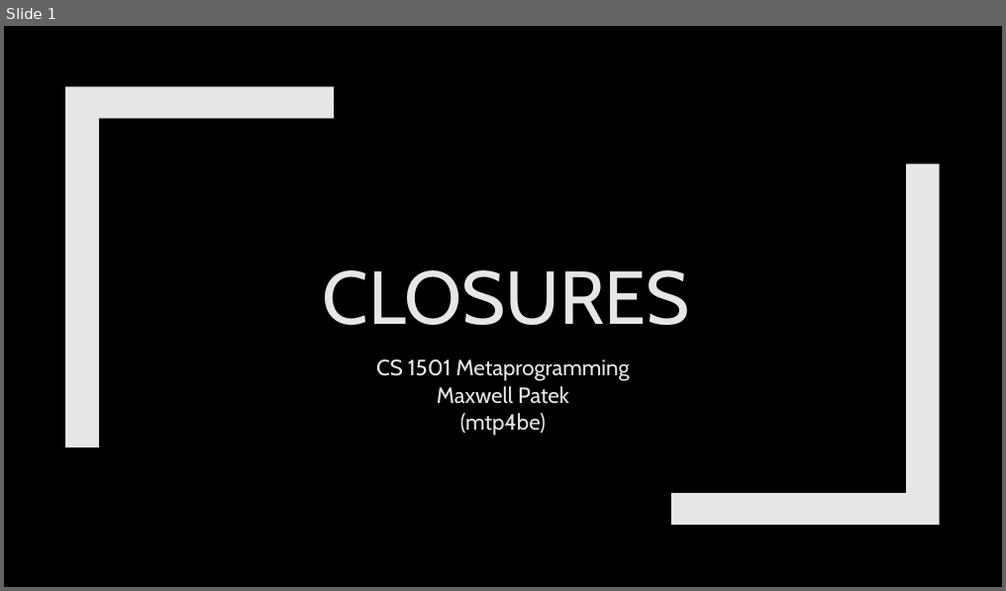
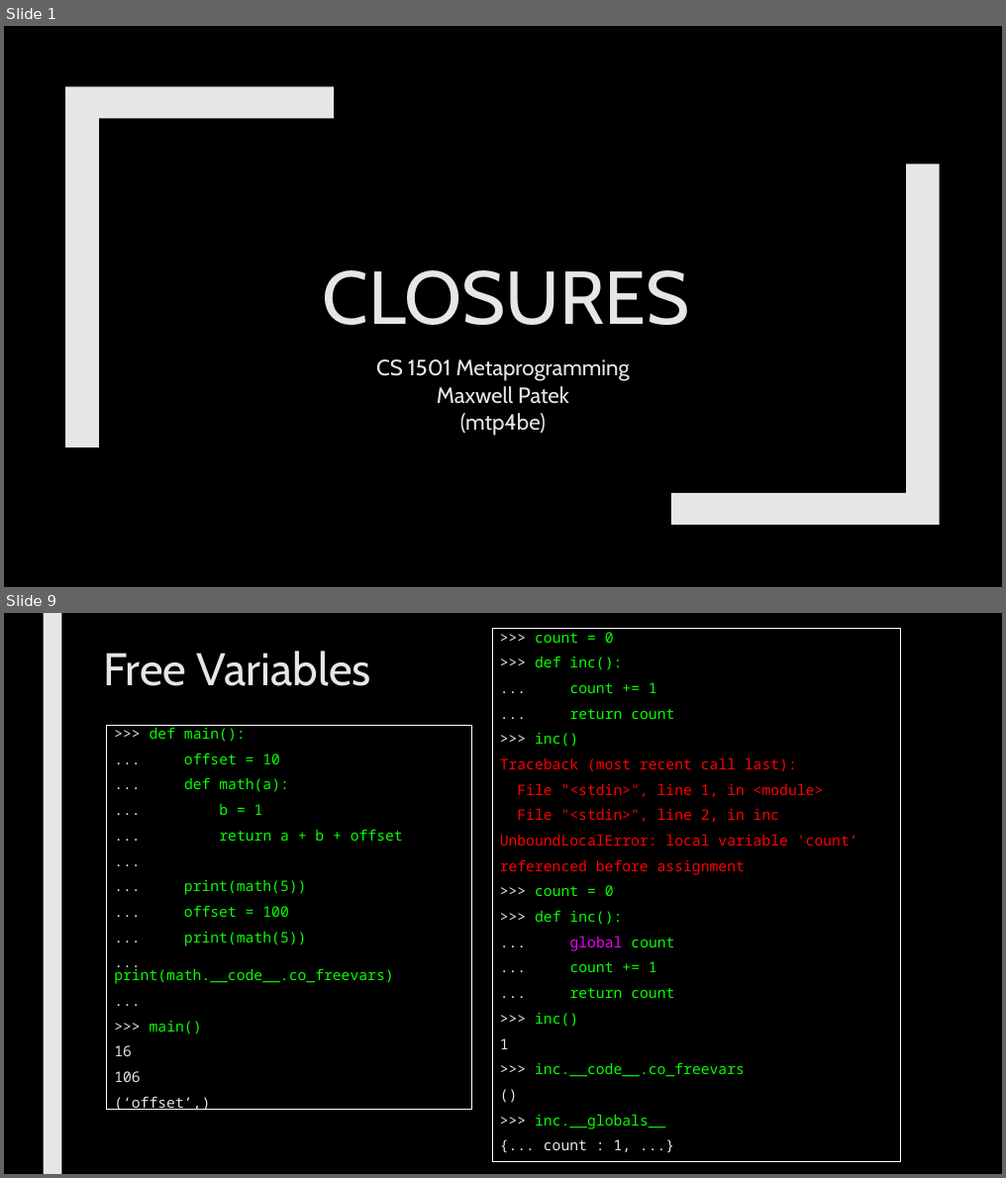
Before and after one commit to max7patek/metaprogramming, a slide deck: slides/03-Closures.pptx. Shown one above the other, each under a label of ours: slide 1 before the commit, slides 1 and 9 after it; the slides between them are not shown. The pictures are 1006x591 and 1006x1178 pixels, drawn with LibreOffice and Linux fonts; fonts in the diff are those of the drawing. Boxes give left, top, right and bottom in pixels: in the first picture for what was removed or moved away, otherwise in the second. Text is boxed around its words. In the diff, an @@ line names an element or a change of style, - is before the commit and + after.

```diff
--- a/slides/03-Closures.pptx
+++ b/slides/03-Closures.pptx
@@ slide 9 added at [4, 613, 1002, 1174], background #000000 @@
@@ rectangle added at [43, 613, 61, 1174], fill #E7E6E6 @@
@@ rectangle added at [492, 629, 901, 1162], outline #FFFFFF 0.75 pt, 14 pt, text #FF0000 @@
+>>> count = 0
+>>> def inc():
+... count += 1
+... return count
+>>> inc()
+Traceback (most recent call last):
+File "<stdin>", line 1, in <module>
+File "<stdin>", line 2, in inc
+UnboundLocalError: local variable 'count’
+referenced before assignment
+>>> count = 0
+>>> def inc():
+... global count
+... count += 1
+... return count
+>>> inc()
+1
+>>> inc.__code__.co_freevars
+()
+>>> inc.__globals__
+{... count : 1, ...}
@@ title added at [104, 651, 371, 686], 44 pt, text #E7E6E6 @@
+Free Variables
@@ rectangle added at [107, 725, 472, 1109], outline #FFFFFF 0.75 pt, 14 pt, text #05FF00 @@
+>>> def main():
+... offset = 10
+... def math(a):
+... b = 1
+... return a + b + offset
+...
+... print(math(5))
+... offset = 100
+... print(math(5))
+... print(math.__code__.co_freevars)
+...
+>>> main()
+16
+106
+(‘offset’,)
```
Also in this commit, not shown: 2 slides changed, 9 other slides added, 5 slides removed.
